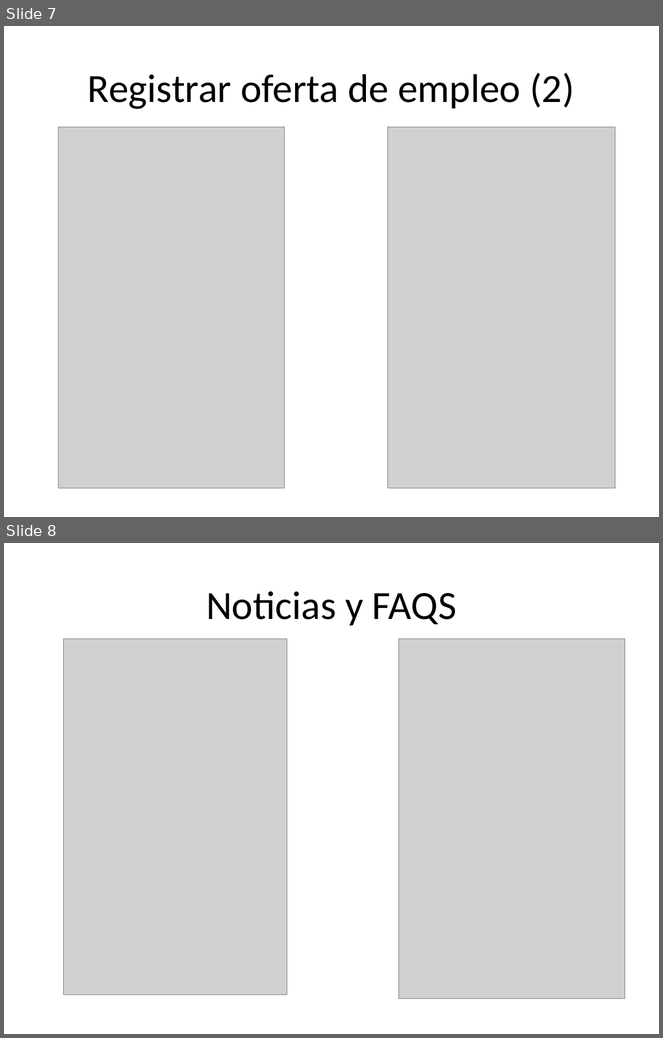
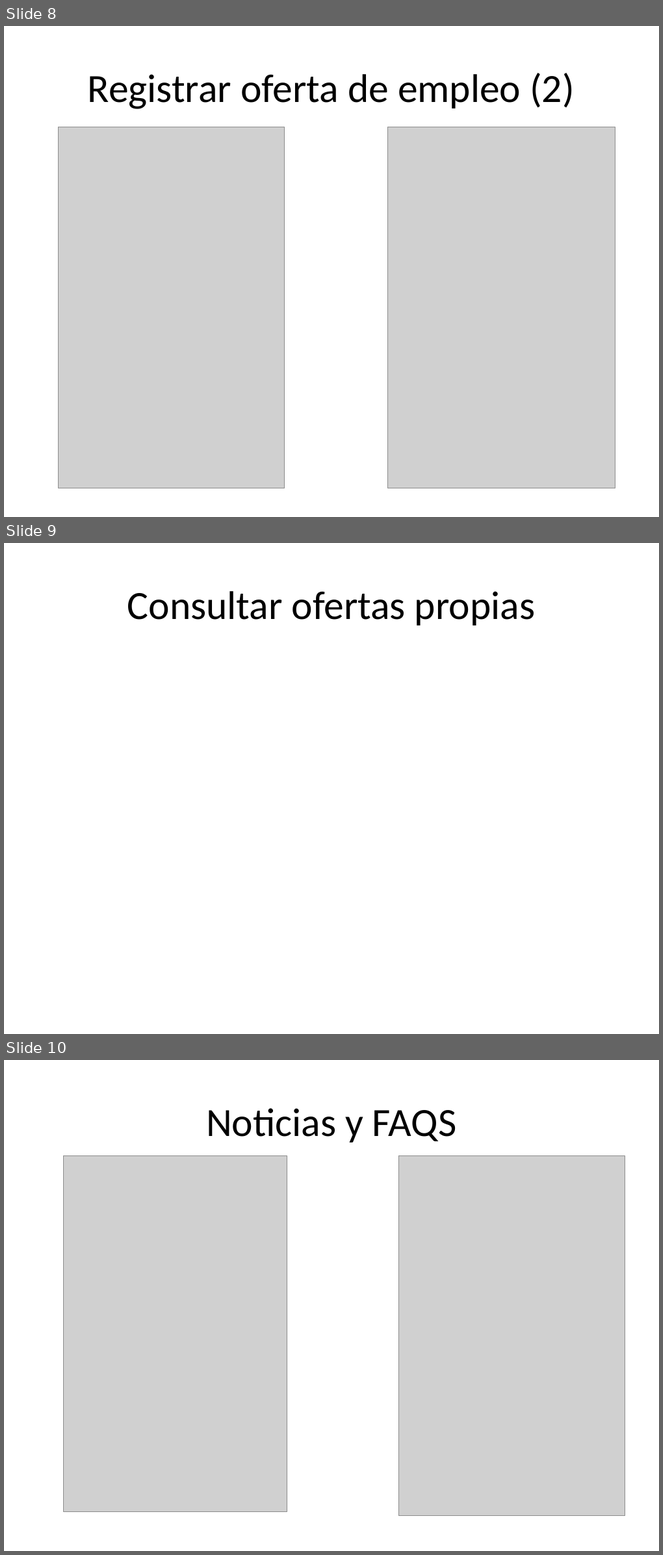
Before and after one commit to cristian4063/OfertaTrabajo, a slide deck: smartcities/themeforest-6705726-stroller-mobile-tablet-responsive-template/PresentacionOferta/OfertaEmpleo.pptx. Shown one above the other, each under a label of ours: slides 7 and 8 before the commit, slides 8, 9 and 10 after it. The pictures are 663x1038 and 663x1555 pixels, drawn with LibreOffice and Linux fonts; fonts in the diff are those of the drawing; grey boxes stand for pictures. Boxes give left, top, right and bottom in pixels: in the first picture for what was removed or moved away, otherwise in the second. Text is boxed around its words. In the diff, an @@ line names an element or a change of style, - is before the commit and + after.

Commit message:
Presentacion 4

```diff
--- a/smartcities/themeforest-6705726-stroller-mobile-tablet-responsive-template/PresentacionOferta/OfertaEmpleo.pptx
+++ b/smartcities/themeforest-6705726-stroller-mobile-tablet-responsive-template/PresentacionOferta/OfertaEmpleo.pptx
@@ slide 9 added at (x1=4, y1=543, x2=659, y2=1034), background #FFFFFF @@
@@ title added at (x1=128, y1=591, x2=535, y2=626), 44 pt, text #000000 @@
+Consultar ofertas propias
@@ what was slide 7 is now slide 8 @@
@@ what was slide 8 is now slide 10 @@
```
Also in this commit, not shown: 1 other slide added.
